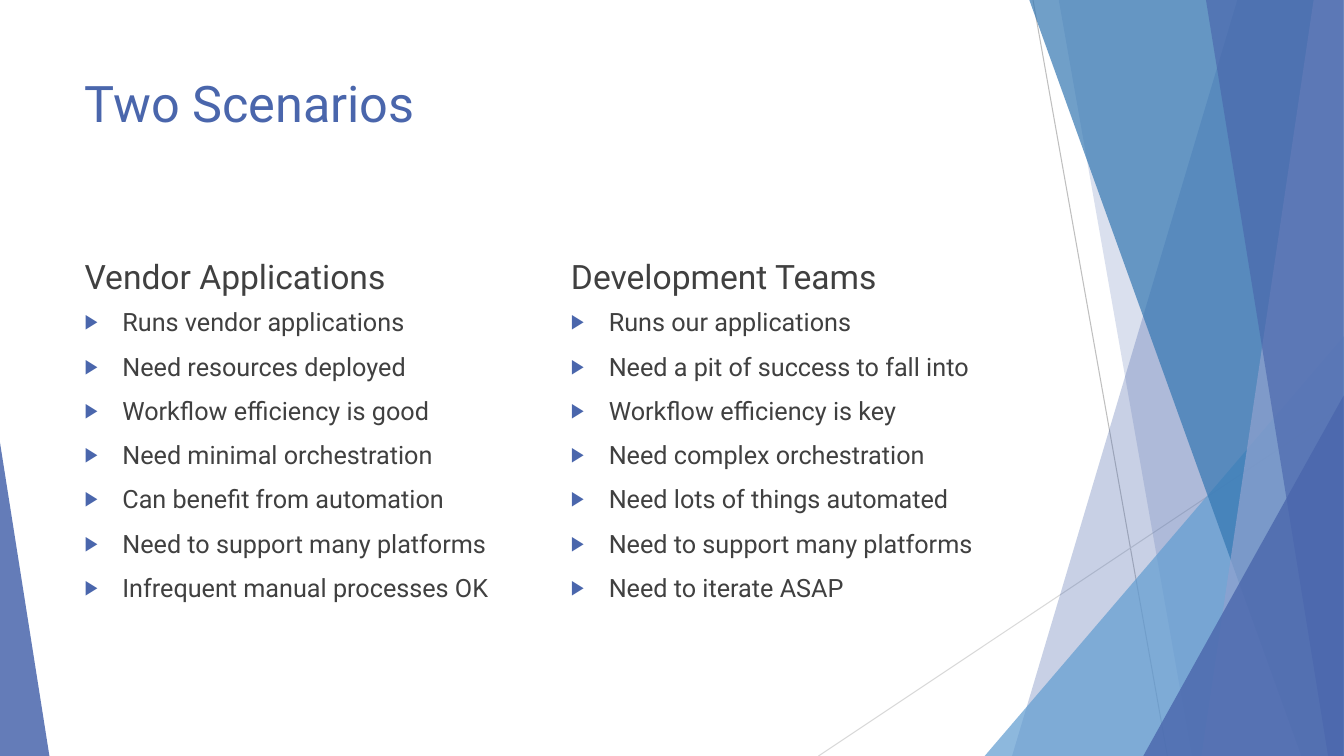
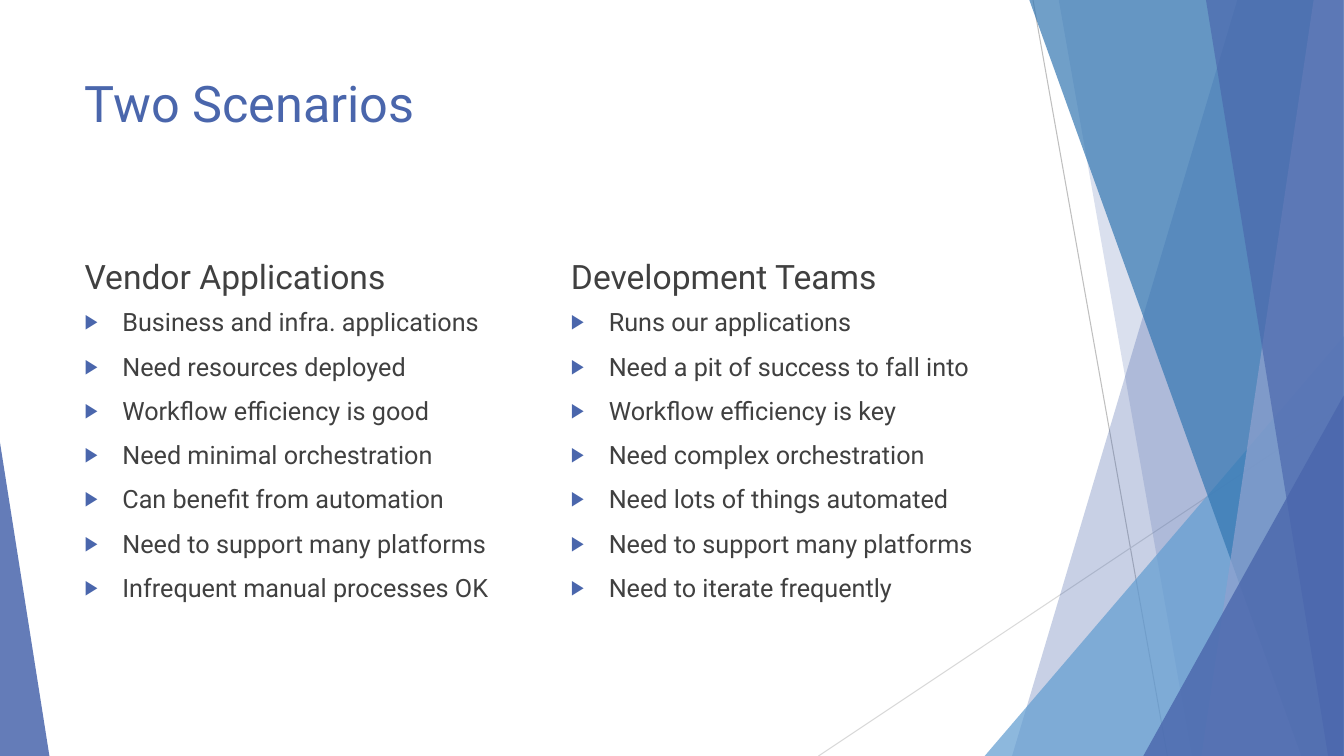
Before and after one commit to EnterpriseProductsLP/docker-straw-man, a slide deck: slide 15 of Docker Proofs of Concept.pptx. Drawn at 1344x756 pixels with LibreOffice and Linux fonts; fonts in the diff are those of the drawing. Boxes give left, top, right and bottom in pixels: in the first picture for what was removed or moved away, otherwise in the second. Text is boxed around its words. In the diff, an @@ line names an element or a change of style, - is before the commit and + after.

```diff
--- a/Docker Proofs of Concept.pptx
+++ b/Docker Proofs of Concept.pptx
@@ text at (122,312,479,336): text changed @@
-▶ Runs vendor applications
+▶ Business and infra. applications
@@ text at (609,578,892,603): text changed @@
-▶ Need to iterate ASAP
+▶ Need to iterate frequently
```
Also in this commit, not shown: 5 other slides changed.
